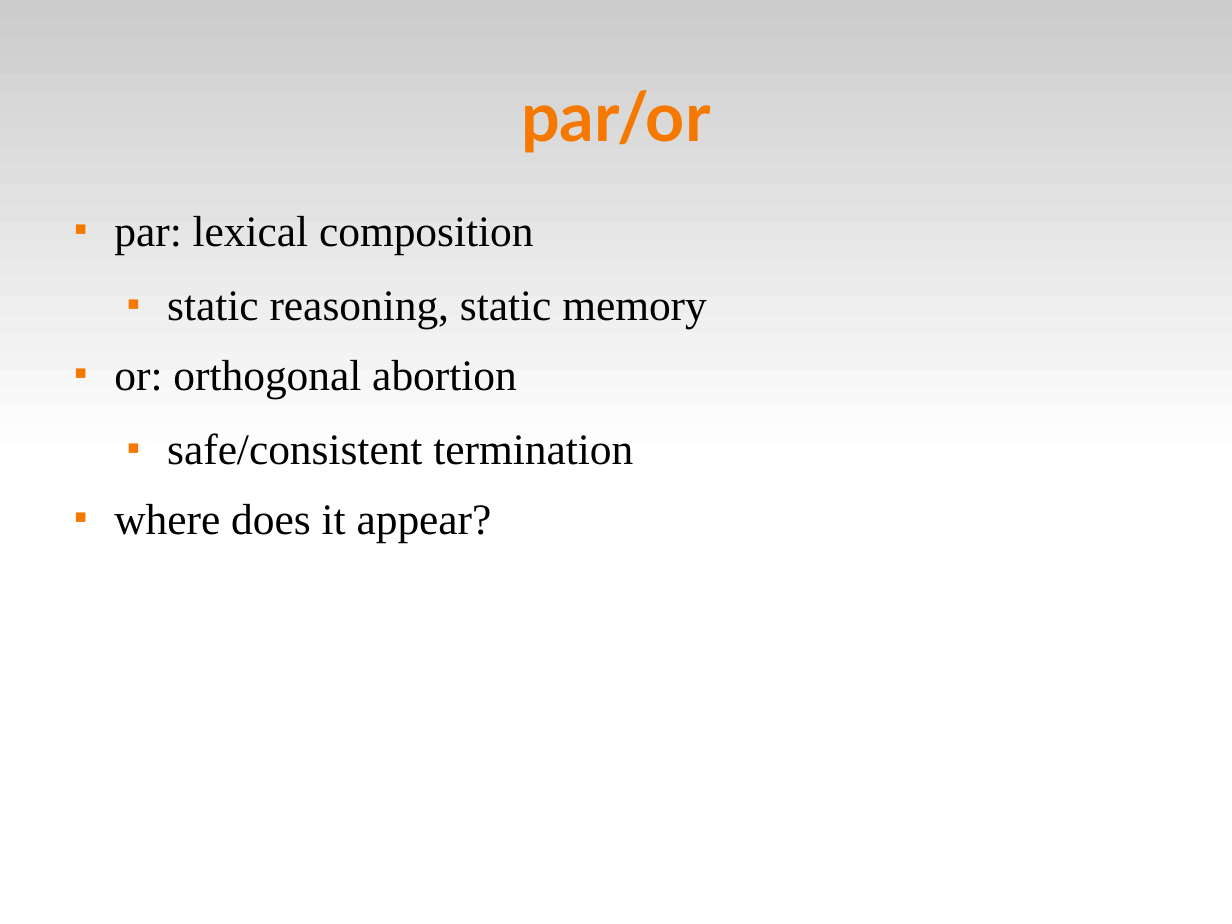
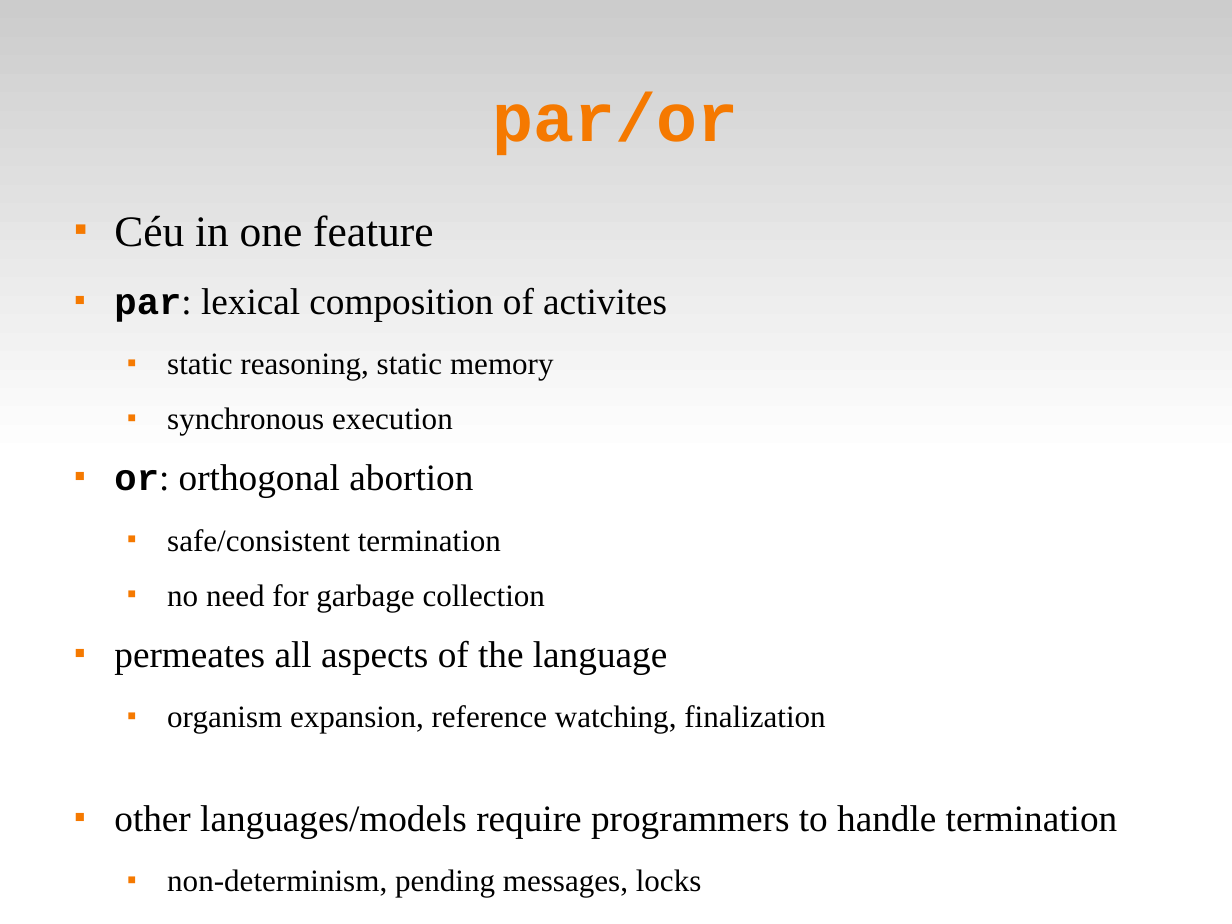
Before and after one commit to fsantanna-no/ceu-docs, a slide deck: slide 23 of ceu_mod.odp (slide 17 before the commit). Drawn at 1232x924 pixels with LibreOffice and Linux fonts; fonts in the diff are those of the drawing. Boxes give left, top, right and bottom in pixels: in the first picture for what was removed or moved away, otherwise in the second. Text is boxed around its words. In the diff, an @@ line names an element or a change of style, - is before the commit and + after.

```diff
--- a/ceu_mod.odp
+++ b/ceu_mod.odp
@@ title "par/or" at <box>493,91,739,155</box>: font Lato to Courier New @@
@@ text at <box>114,215,667,322</box>: text changed; size 28 to 24 pt @@
-■ par: lexical composition
+■ Céu in one feature
+■ par: lexical composition of activites
@@ text at <box>114,353,554,552</box>: size 28 to 20 pt in "static reasoning, static memory", "safe/consistent termination"; size 28 to 24 pt in "or: orthogonal abortion"; font Times New Roman to Courier New, bold on in "or:" @@
@@ text at <box>167,407,453,435</box>: paragraph added @@
+  ■ synchronous execution
@@ text at <box>114,584,1118,897</box>: text changed; size 28 to 20 pt @@
-■ where does it appear?
+  ■ no need for garbage collection
+■ permeates all aspects of the language
+  ■ organism expansion, reference watching, finalization
+■ other languages/models require programmers to handle termination
+  ■ non-determinism, pending messages, locks
```
Also in this commit, not shown: 12 other slides changed, 4 slides added, 15 slides removed.
